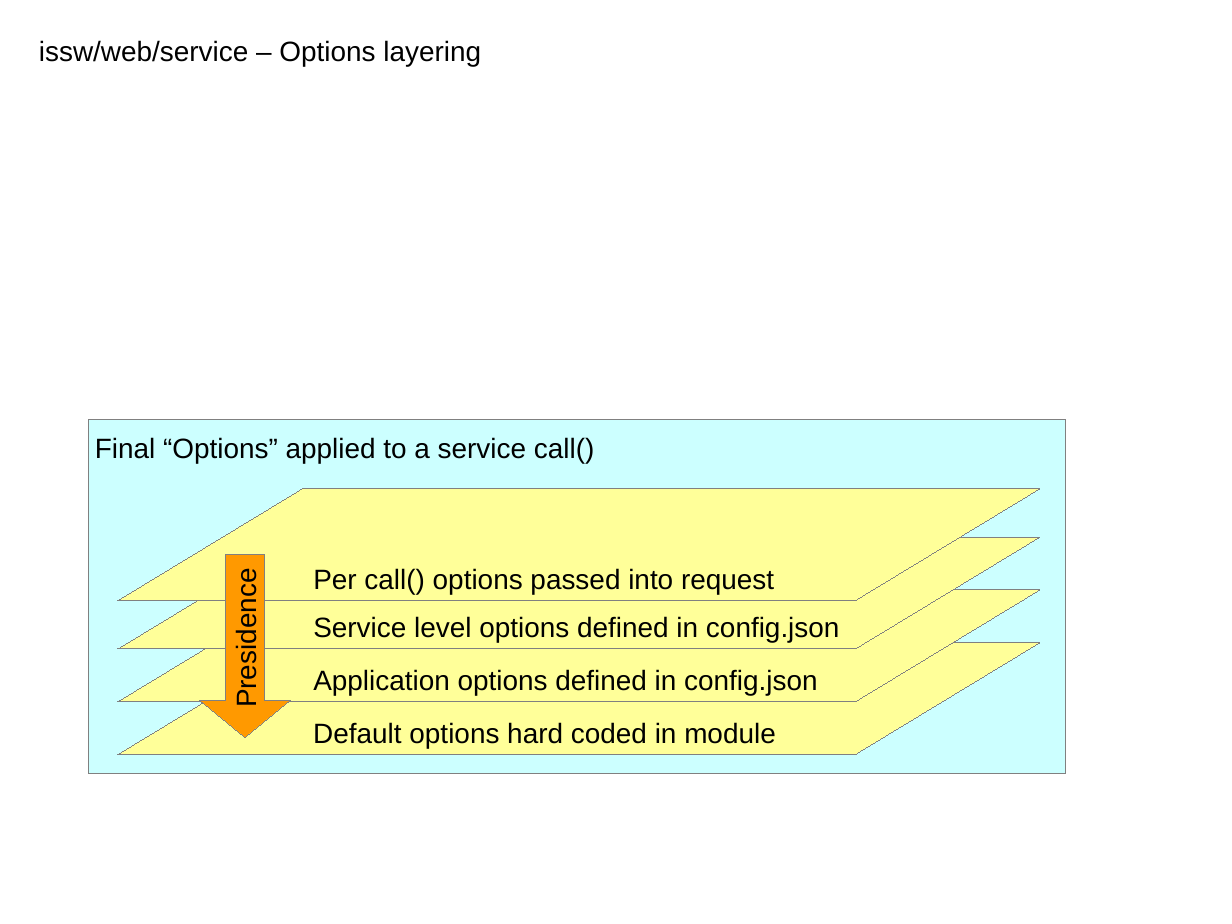
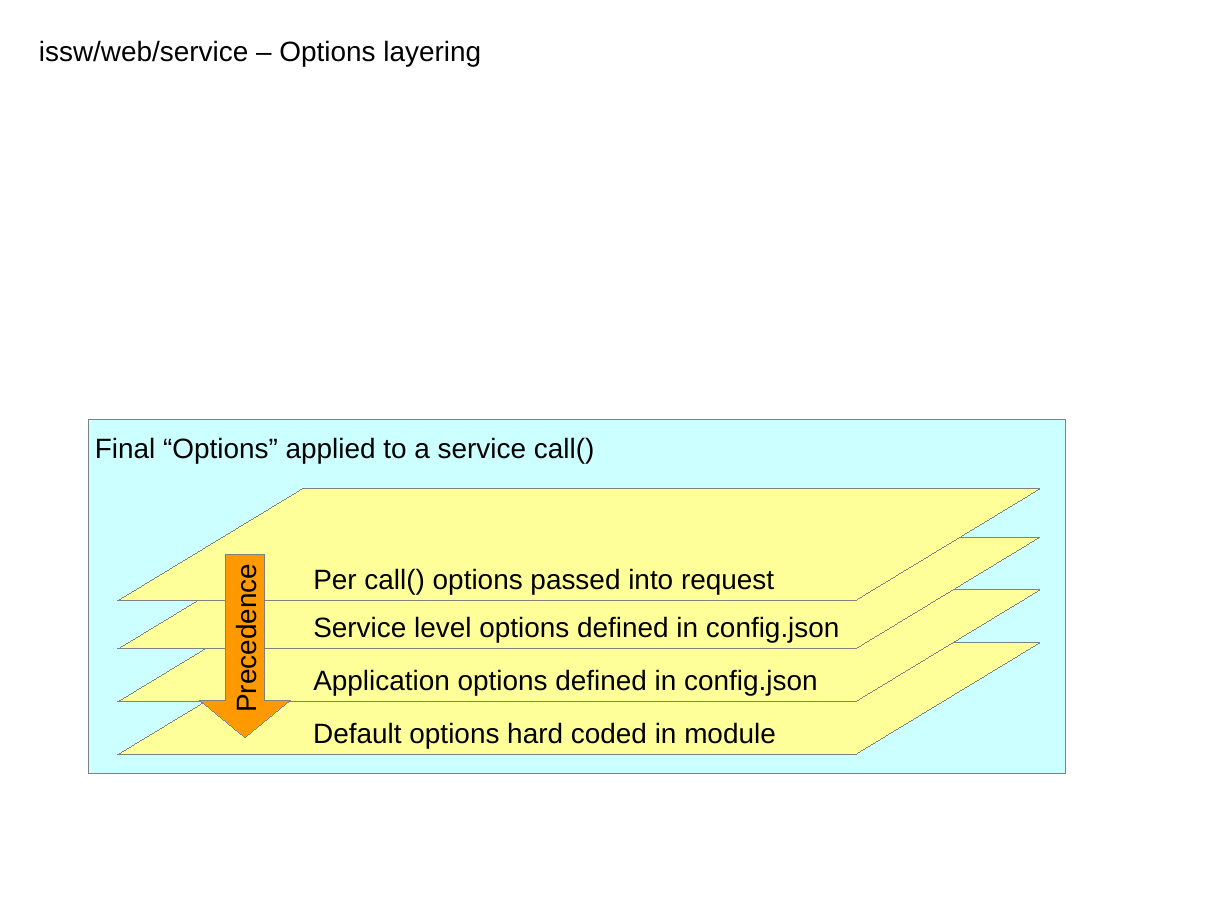
Before and after one commit to spa-js/spa-js.github.io, a slide deck: slide 13 of pages/app-arch/images/AppArch_Diagrams.odp (slide 3 before the commit). Drawn at 1232x924 pixels with LibreOffice and Linux fonts; fonts in the diff are those of the drawing. Boxes give left, top, right and bottom in pixels: in the first picture for what was removed or moved away, otherwise in the second. Text is boxed around its words. In the diff, an @@ line names an element or a change of style, - is before the commit and + after.

```diff
--- a/pages/app-arch/images/AppArch_Diagrams.odp
+++ b/pages/app-arch/images/AppArch_Diagrams.odp
@@ text in left arrow at [231,580,262,709]: text changed @@
-Presidence
+Precedence
```
Also in this commit, not shown: 3 other slides changed, 9 slides added, 1 slide removed, 28 other files.
